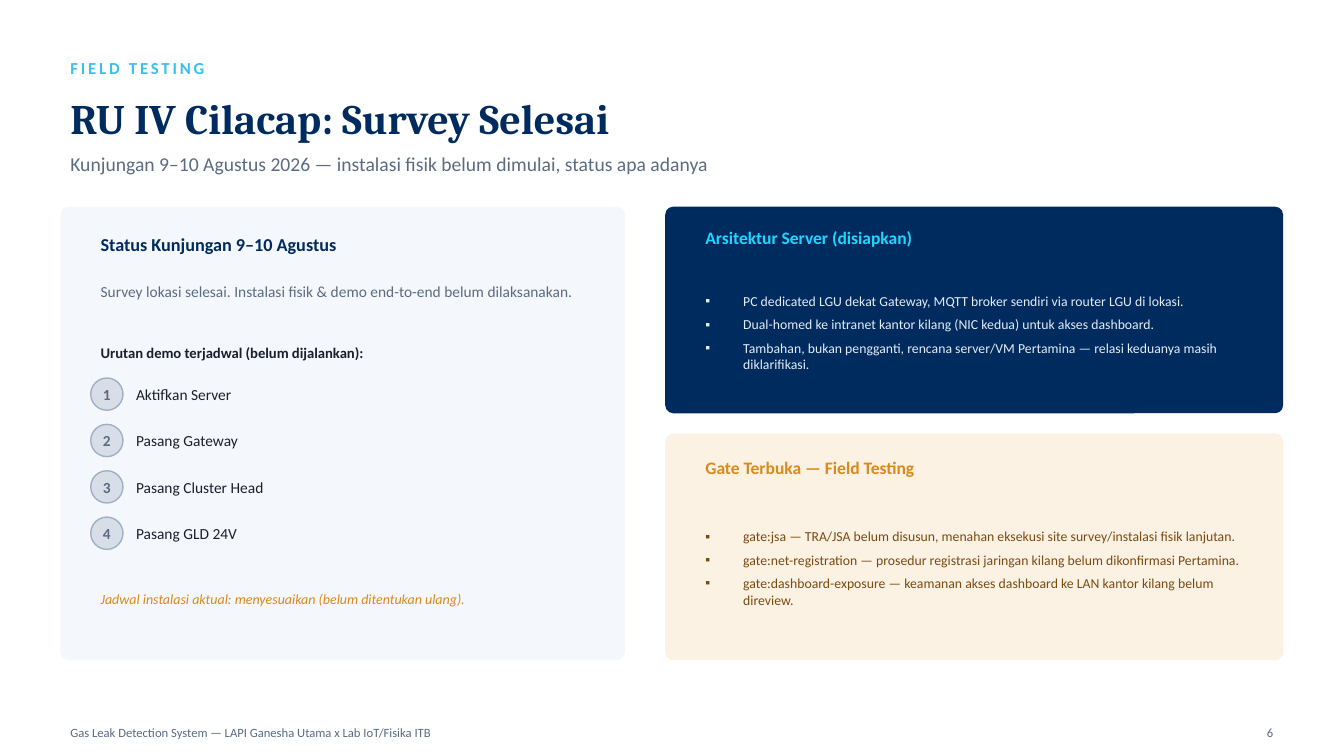
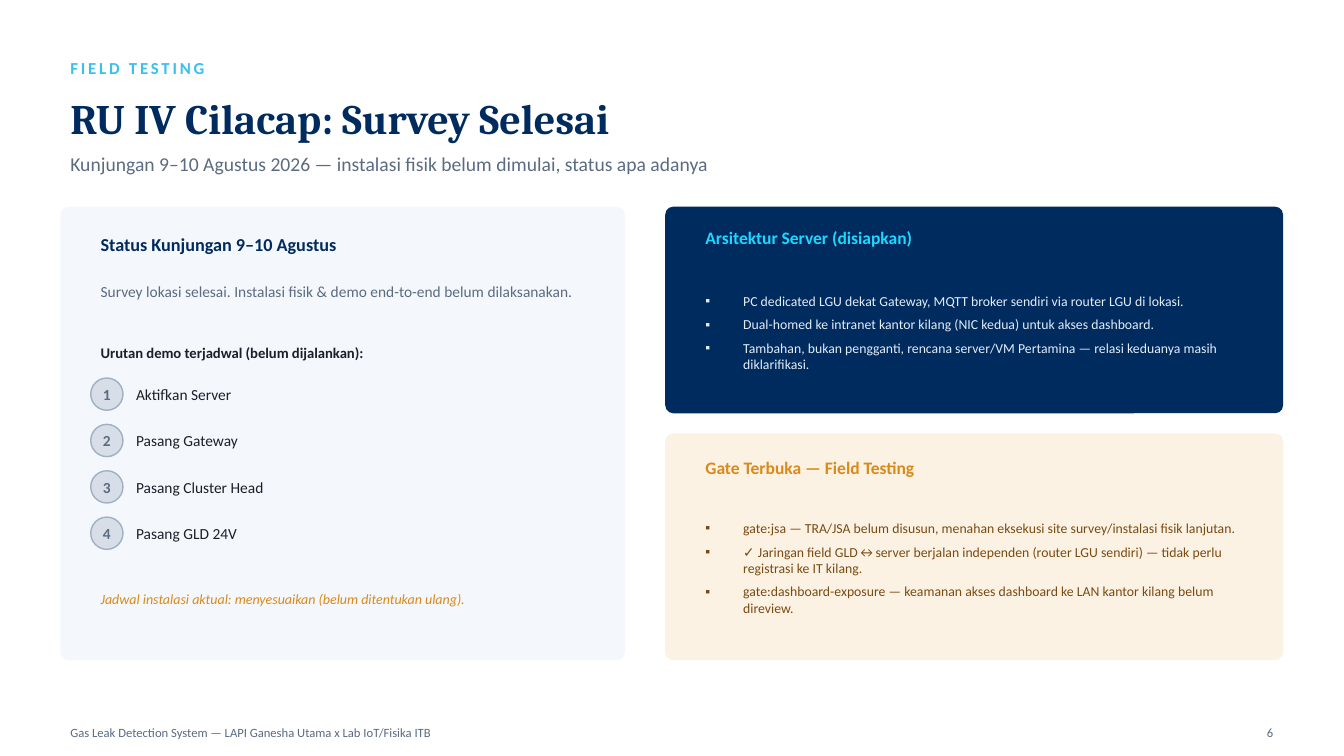
Before and after one commit to RavellerH/GLD-V2-Report-2026, a slide deck: slide 6 of Deliverables/Presentasi_Progres_GLD_Sertifikasi_FieldTesting_Sep2026.pptx. Drawn at 1344x756 pixels with LibreOffice and Linux fonts; fonts in the diff are those of the drawing. Boxes give left, top, right and bottom in pixels: in the first picture for what was removed or moved away, otherwise in the second. Text is boxed around its words. In the diff, an @@ line names an element or a change of style, - is before the commit and + after.

```diff
--- a/Deliverables/Presentasi_Progres_GLD_Sertifikasi_FieldTesting_Sep2026.pptx
+++ b/Deliverables/Presentasi_Progres_GLD_Sertifikasi_FieldTesting_Sep2026.pptx
@@ text at (743,547,1222,576): text changed @@
-▪ gate:net-registration — prosedur registrasi jaringan kilang belum dikonfirmasi Pertamina.
+▪ ✓ Jaringan field GLD↔server berjalan independen (router LGU sendiri) — tidak perlu registrasi ke IT kilang.
```
Also in this commit, not shown: 3 other slides changed, 30 other files.
